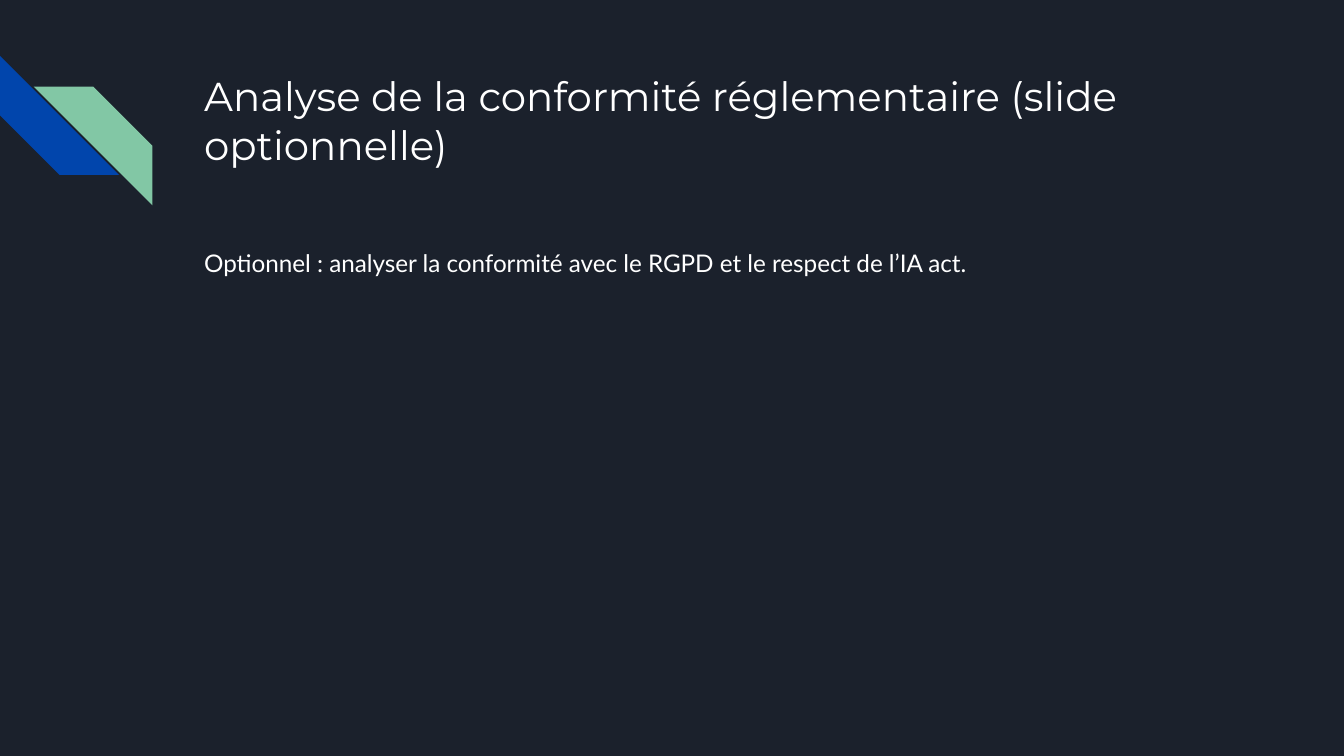
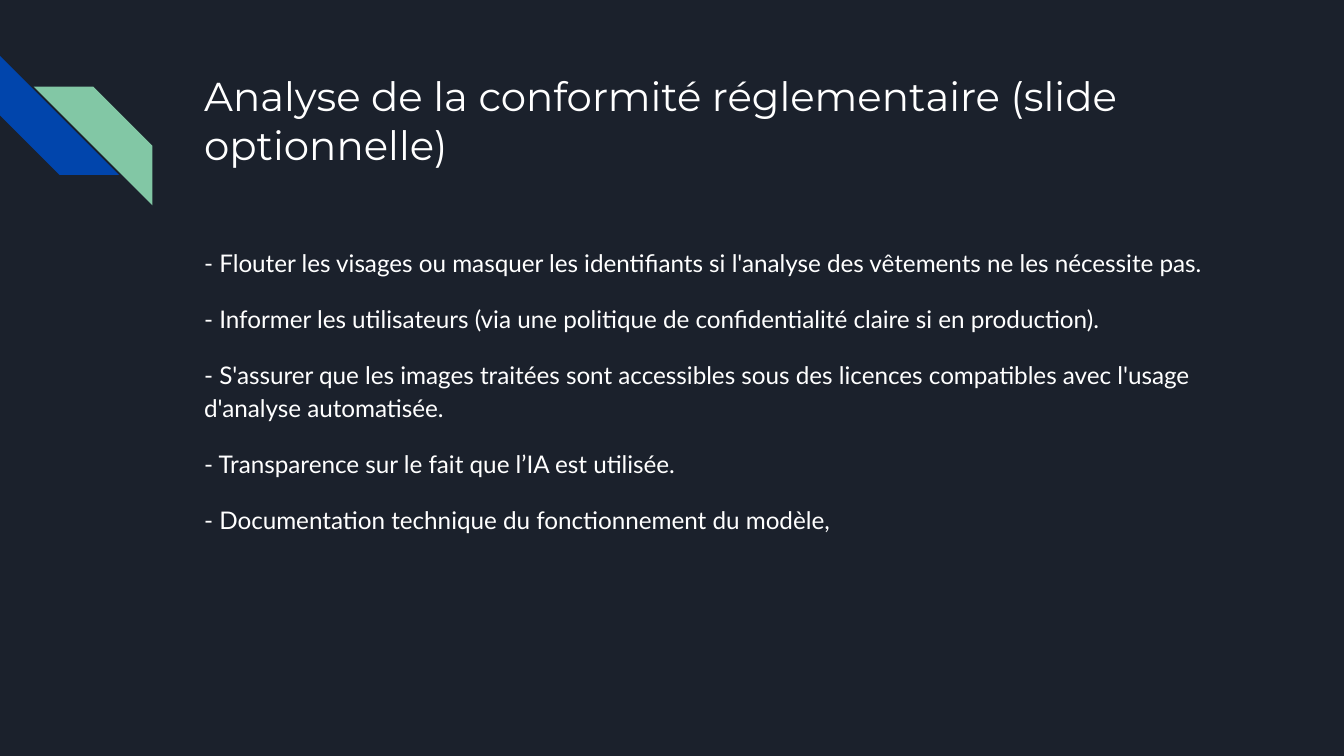
Before and after one commit to Christophe-Ringot/OC_02_ModeTrends, a slide deck: slide 10 of Support_Christophe_Ringot.pptx (slide 9 before the commit). Drawn at 1344x756 pixels with LibreOffice and Linux fonts; fonts in the diff are those of the drawing. Boxes give left, top, right and bottom in pixels: in the first picture for what was removed or moved away, otherwise in the second. Text is boxed around its words. In the diff, an @@ line names an element or a change of style, - is before the commit and + after.

Commit message:
OCP2 - Finalisation du notebook et ajout du graphique par image

```diff
--- a/Support_Christophe_Ringot.pptx
+++ b/Support_Christophe_Ringot.pptx
@@ text at bbox=[204, 254, 1202, 533]: text changed @@
-Optionnel : analyser la conformité avec le RGPD et le respect de l’IA act.
+- Flouter les visages ou masquer les identifiants si l'analyse des vêtements ne les nécessite pas.
+- Informer les utilisateurs (via une politique de confidentialité claire si en production).
+- S'assurer que les images traitées sont accessibles sous des licences compatibles avec l'usage d'analyse automatisée.
+- Transparence sur le fait que l’IA est utilisée.
+- Documentation technique du fonctionnement du modèle,
```
Also in this commit, not shown: 1 slide added, 1 other file.
